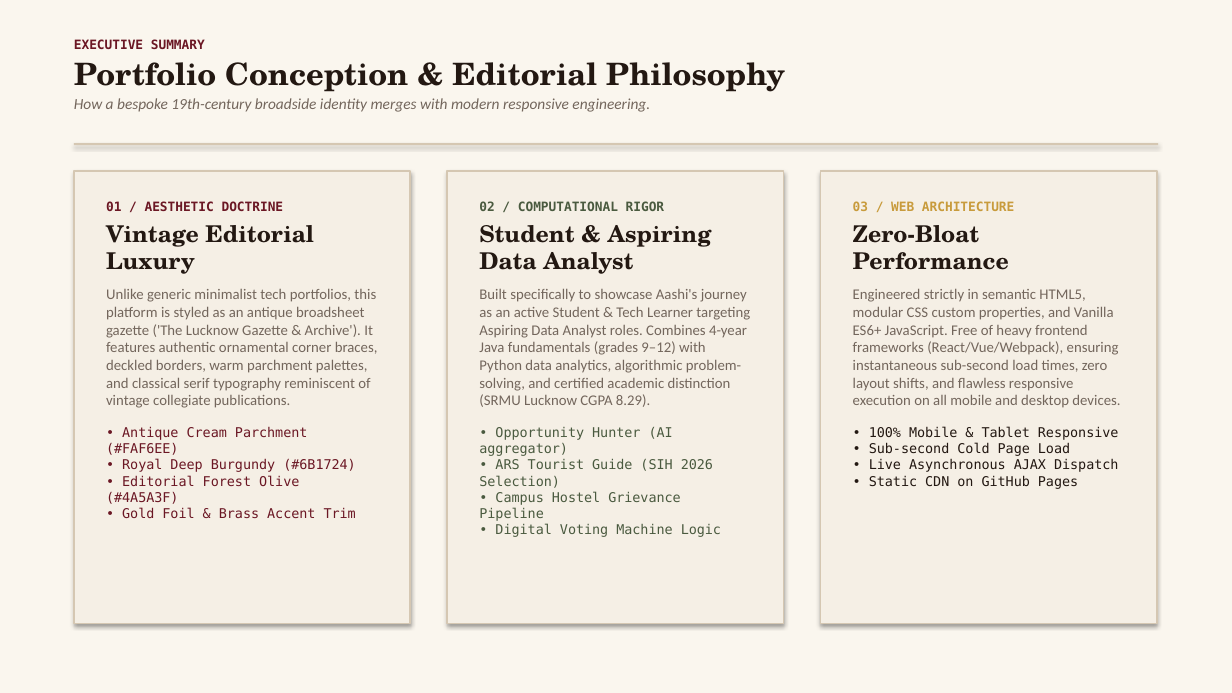
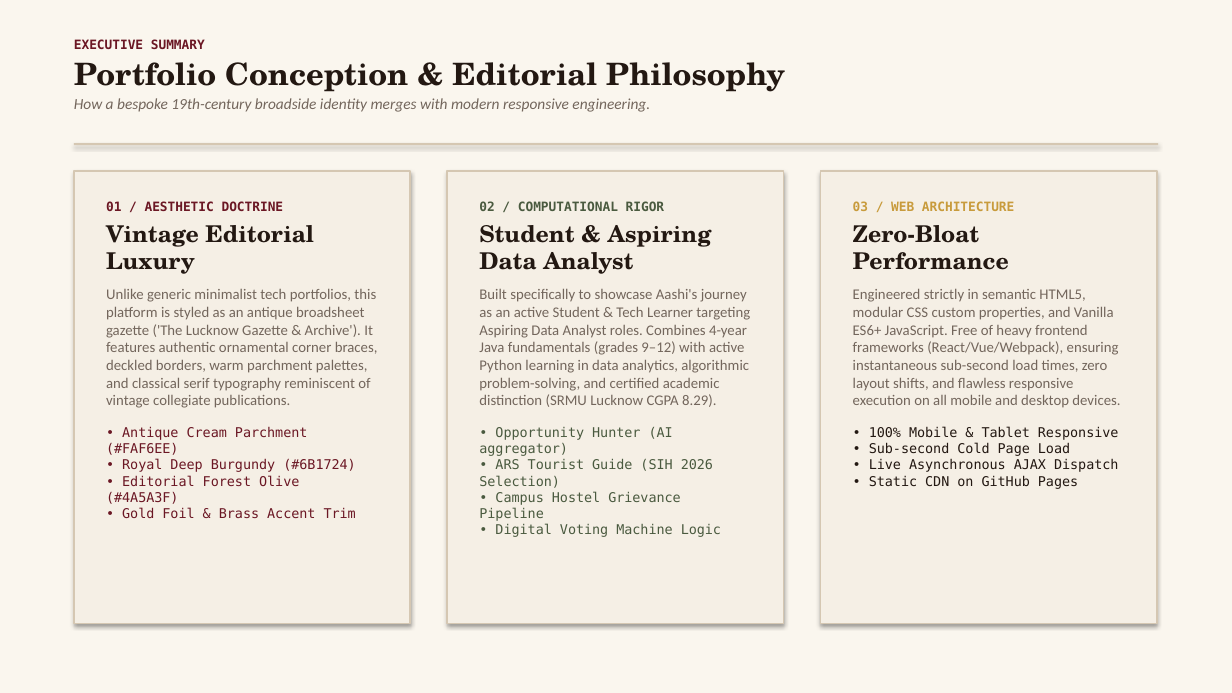
Before and after one commit to Aashi230/portfolio, a slide deck: slide 2 of Aashi_Srivastava_Portfolio_Presentation.pptx. Drawn at 1232x693 pixels with LibreOffice and Linux fonts; fonts in the diff are those of the drawing. Boxes give left, top, right and bottom in pixels: in the first picture for what was removed or moved away, otherwise in the second. Text is boxed around its words. In the diff, an @@ line names an element or a change of style, - is before the commit and + after.

Commit message:
Clarify language status: Java 4-year school foundation (class 9-12), Python actively learning

```diff
--- a/Aashi_Srivastava_Portfolio_Presentation.pptx
+++ b/Aashi_Srivastava_Portfolio_Presentation.pptx
@@ text at <box>479,289,750,407</box>: text changed @@
-Built specifically to showcase Aashi's journey as an active Student & Tech Learner targeting Aspiring Data Analyst roles. Combines 4-year Java fundamentals (grades 9–12) with Python data analytics, algorithmic problem-solving, and certified academic distinction (SRMU Lucknow CGPA 8.29).
+Built specifically to showcase Aashi's journey as an active Student & Tech Learner targeting Aspiring Data Analyst roles. Combines 4-year Java fundamentals (grades 9–12) with active Python learning in data analytics, algorithmic problem-solving, and certified academic distinction (SRMU Lucknow CGPA 8.29).
```
Also in this commit, not shown: 1 other slide changed, 2 other files.
